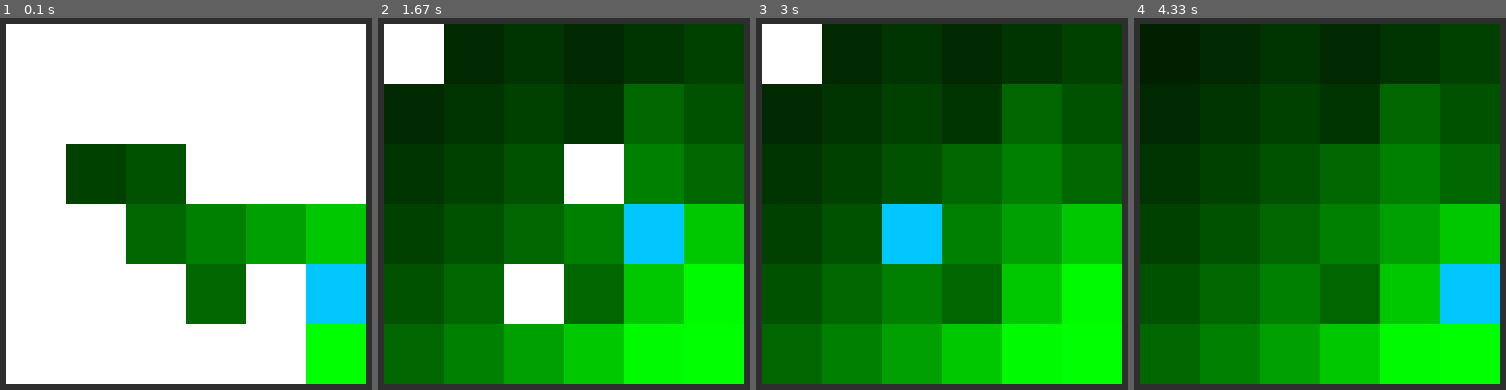
Above: before the commit, frames 1-4 (left to right).
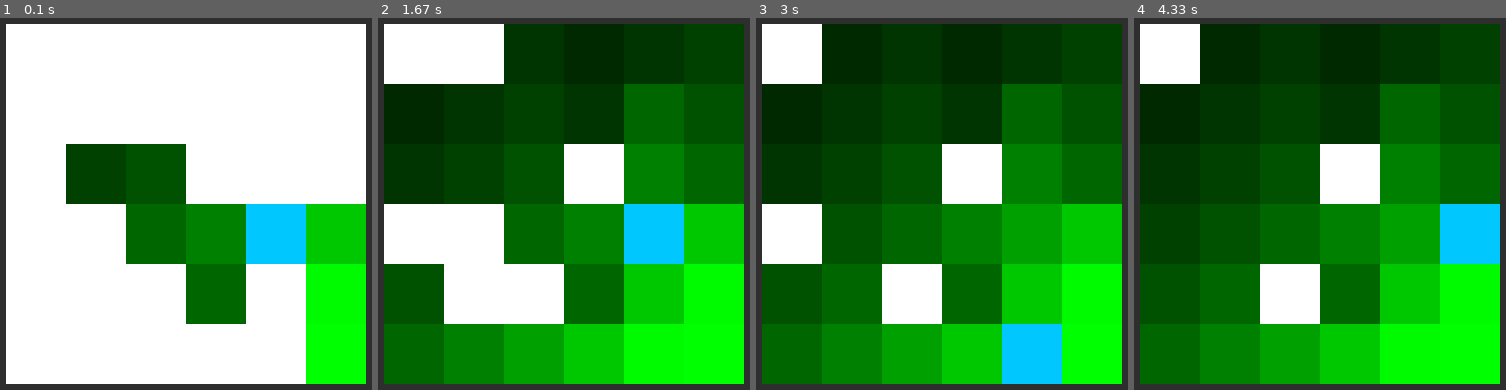
Above: after the commit, the same moments.

Repository: Ericles-Porty/UFS.IA.Q-Learning-Labyrinth-Game
Game: pygame game, started from src/main.py
Same seed, same stepped clock (60 frames per second), same inputs: the game is played once before the commit and once after it.
Inputs:
- Up to frame 1 (0.1 s): type "1 (at the terminal prompt)" at 0 s; type "1 (at the terminal prompt)" at 0 s; type "1 (at the terminal prompt)" at 0 s; type "1 (at the terminal prompt)" at 0 s; type "1 (at the terminal prompt)" at 0 s; type "1 (at the terminal prompt)" at 0 s
- Up to frame 2 (1.67 s): no input
- Up to frame 3 (3 s): no input
- Up to frame 4 (4.33 s): no input

The runs differ from the first frame. In frame 1, 5.2% of the frame differs, in the area x 66-99%, y 50-83%; in frame 2, 10%; in frame 3, 13%, in the area x 1-83%, y 33-99%; in frame 4, 13%.

Commit message:
Update Convergencia

Diff:
--- a/src/main.py
+++ b/src/main.py
@@ -1,5 +1,6 @@
-from views.pygame import pygame_start_game, thread_verificadora
+from views.pygame import pygame_start_game
 import threading
+
 
 if __name__ == "__main__":
     thread_option = int(input("1 - Usar Threads\n0 - No Threads\n"))
@@ -11,21 +12,10 @@
             t.daemon = True
             threads.append(t)
 
-        e = threading.Thread(target=thread_verificadora)
-        e.daemon = True
+        for t in threads:
+            t.start()
 
         for t in threads:
-            t.start()
-        e.start()
-        for t in threads:
             t.join()
-        e.join()
     else:
-        t1 = threading.Thread(target=pygame_start_game)
-        t1.daemon = True
-        t2 = threading.Thread(target=thread_verificadora)
-        t2.daemon = True
-        t1.start()
-        t2.start()
-        t1.join()
-        t2.join()
+        pygame_start_game()
--- a/src/views/pygame.py
+++ b/src/views/pygame.py
@@ -1,6 +1,5 @@
 from models.Environment import Enviorment, Y_GOAL, X_GOAL, FACTOR
 from models.maps import q_map, question
-import pygame
 import random
 
 extract_mode = int(input("Quer importar os dados do aprendizado anterior? (1 - Sim | 0 - Não): "))
@@ -9,11 +8,6 @@
     save_mode = int(input("Quer salvar os dados do aprendizado ao final? (1 - Sim | 0 - Não): "))
 debug_mode = int(input("Quer ver o debug? (1 - Sim | 0 - Não): "))
 game_mode = int(input("Quer ver a interface gráfica? (1 - Sim | 0 - Não): "))
-# extract_mode , save_mode , debug_mode , game_mode , question = 0 , 1 , 0 , 1 , 2
-# print(extract_mode, save_mode, debug_mode, game_mode, question)
-# exit()
-# debug_mode = False
-# game_mode = False
 
 COLOR_BLACK = (0, 0, 0)
 COLOR_WHITE = (255, 255, 255)
@@ -29,15 +23,17 @@
     PIXEL_SIZE = 15
 WIDTH_POSITION = len(q_map[0]) * PIXEL_SIZE
 HEIGHT_POSITION = len(q_map) * PIXEL_SIZE
+
 running = True
 enviorment = Enviorment()
 
 if game_mode:
+    import pygame
     pygame.init()
     screen = pygame.display.set_mode((WIDTH_POSITION, HEIGHT_POSITION))
-    pygame.display.set_caption('Q-Learning')
+    pygame.display.set_caption('Q-Learning-Labyrinth')
     screen.fill(COLOR_WHITE)
-    clock = pygame.time.Clock()
+    # clock = pygame.time.Clock()
 
 
 def pygame_start_game():
@@ -108,9 +104,14 @@
     x,y = generate_random_pos()
     q_map[y][x] = 2
     steps = 0
+    counter = 0
     while running:
+        if counter >= 15000:
+            verifica_convergencia()
+            counter = 0
+        counter += 1
         pygame.display.update()
-        clock.tick(120)
+        # clock.tick(120)
         best_index_action = enviorment.best_index_action(x, y)
         if enviorment.states[y][x].actions[best_index_action].q == 0:
             decision_index = random.randint(0, len(enviorment.states[y][x].actions) - 1)
@@ -154,6 +155,12 @@
             q_map[y][x] = 2
             draw(x,y,COLOR_BLUE)
             steps = 0
+        events = pygame.event.get()
+        for event in events:
+            if event.type != pygame.QUIT:
+                pass
+            else:
+                exit_game()
     return
 
 def q_learning():
@@ -162,7 +169,13 @@
     q_map[y][x] = 2
     running = True
     steps = 0
+    counter = 0
     while running:
+        if counter >= 1500:
+            verifica_convergencia()
+            counter = 0
+        counter += 1
+
         best_index_action = enviorment.best_index_action(x, y)
         if enviorment.states[y][x].actions[best_index_action].q == 0:
             decision_index = random.randint(0, len(enviorment.states[y][x].actions) - 1)
@@ -201,22 +214,21 @@
             x,y = generate_random_pos()
             q_map[y][x] = 2
             steps = 0
-
-
-def thread_verificadora():
-    while True:
-        cont = 0
-        for i in range(len(q_map)-1):
-            for j in range(len(q_map[i])-1):
-                if q_map[i][j] == 0:
-                    if enviorment.get_max(i,j) == 0:
-                        cont += 1
-        if cont == 1:
-            print("Aprendeu")
-            if save_mode:
-                save_q()
-                exit()
-
-            break
-        else:
-            print("Ainda não aprendeu! Quantidade restante para aprender:",cont)
+    return
+
+def verifica_convergencia():
+    counter = 0
+    for i in range(len(q_map)-1):
+        for j in range(len(q_map[i])-1):
+            if q_map[i][j] == 0:
+                if enviorment.get_max(i,j) == 0:
+                    counter += 1
+    if counter == 1:
+        print("Aprendeu")
+        if save_mode:
+            global running
+            running = False
+            save_q()
+            exit()
+    else:
+        print("Ainda não aprendeu! Quantidade restante para aprender:",counter)
